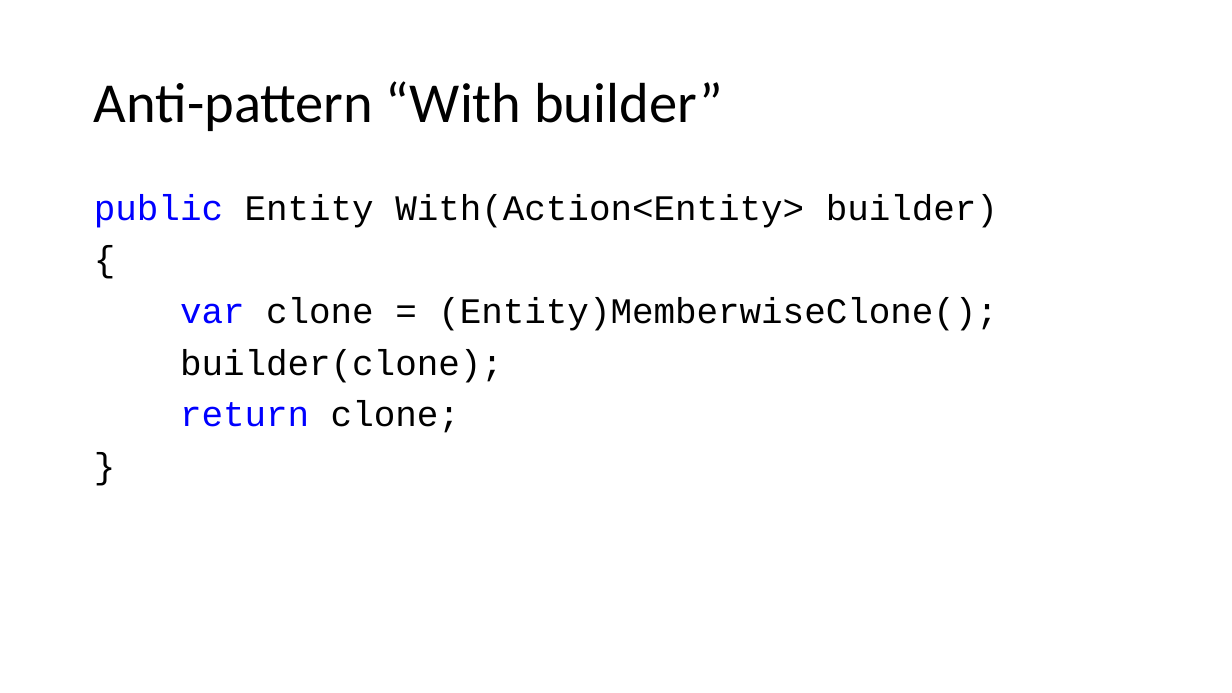
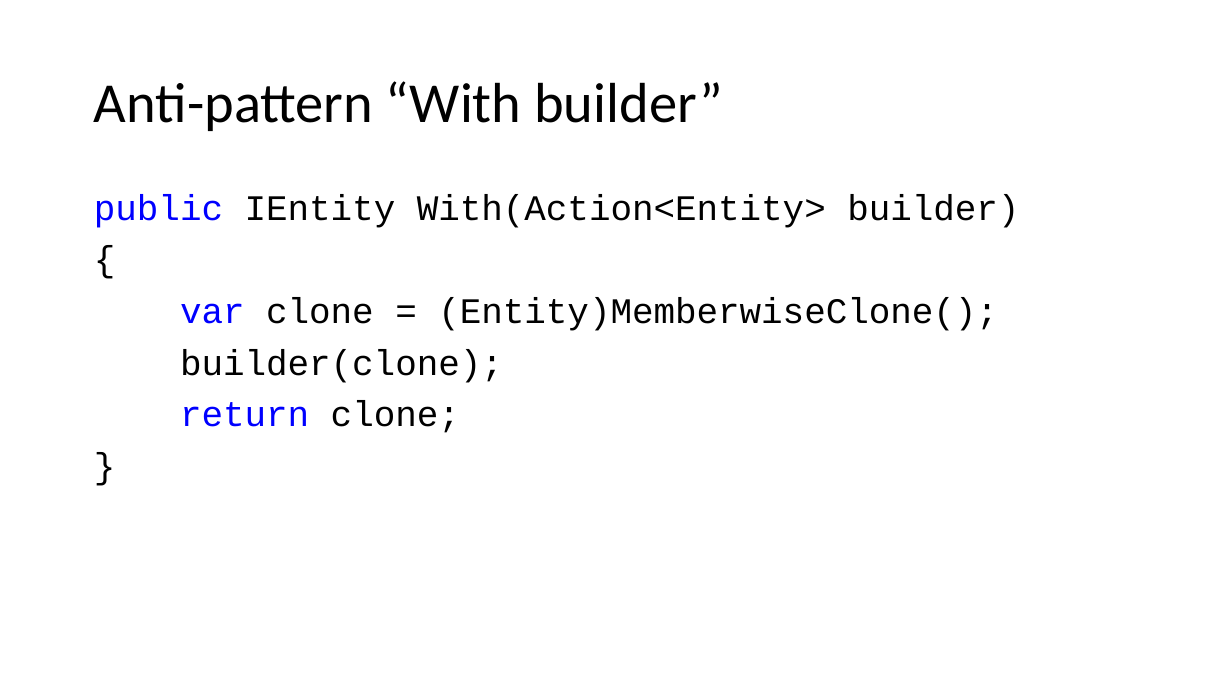
Before and after one commit to kugushev/presentations, a slide deck: slide 24 of Presentation.pptx. Drawn at 1232x693 pixels with LibreOffice and Linux fonts; fonts in the diff are those of the drawing. Boxes give left, top, right and bottom in pixels: in the first picture for what was removed or moved away, otherwise in the second. Text is boxed around its words. In the diff, an @@ line names an element or a change of style, - is before the commit and + after.

```diff
--- a/Presentation.pptx
+++ b/Presentation.pptx
@@ text at [94, 194, 1019, 228]: text changed @@
-public Entity With(Action<Entity> builder)
+public IEntity With(Action<Entity> builder)
```
Also in this commit, not shown: 6 other slides changed, 6 slides added, 2 slides removed, 6 other files.
